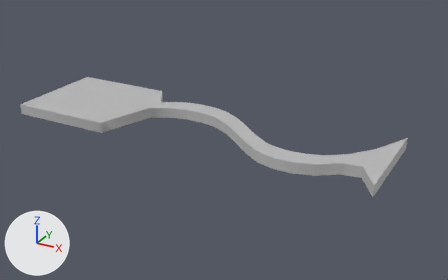
A saved change to the FBX model Drift/Assets/Meshes/NarrowWindyLevel.fbx.
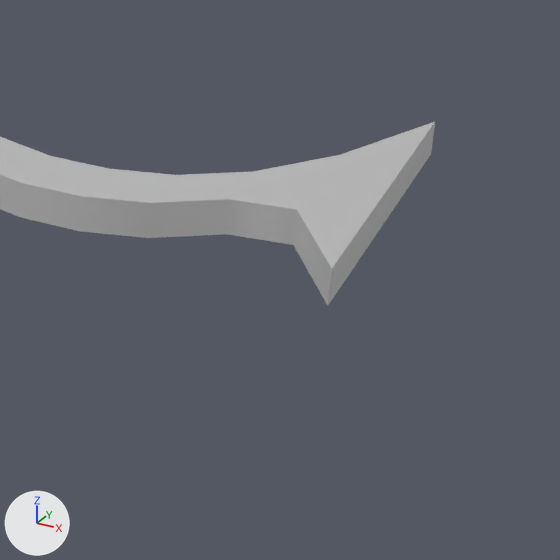
Old and new are each drawn whole from a 50 mm lens placed at (40.1, -45.6, 21.8), pointed at (14.9, 0.2, -1.1) and again close up on the part from 60% to 100% of the width and 35% to 100% of the height. The axes (+X, +Y, +Z) are drawn at lower left. The lights are the same throughout. Where no turn or scale is listed for an object, it has been applied to the vertices.

Before the edit, the objects in view are built like this:
```python
me_mesh = bpy.data.meshes.new('Mesh')
me_mesh.from_pydata(...)  # 68 vertices, 66 faces; spans x -5.0..30.3, y -5.0..5.0, z -0.5..0.5
me_mesh.materials.append(mat_lambert1)  # grey #bcbcbc
# before: 36 (30.3, 5.0, -0.5) at pixel (431, 154), 43 (30.3, -5.0, -0.5) at pixel (327, 305), 50 (30.3, 5.0, 0.5) at pixel (435, 121), 57 (30.3, -5.0, 0.5) at pixel (331, 268)
ob_pcube2 = bpy.data.objects.new('pCube2', me_mesh)
ob_pcube2.location = (0.0, 0.0, 0.0)
```
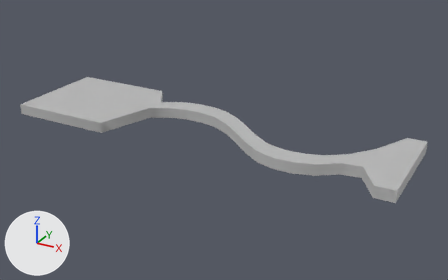
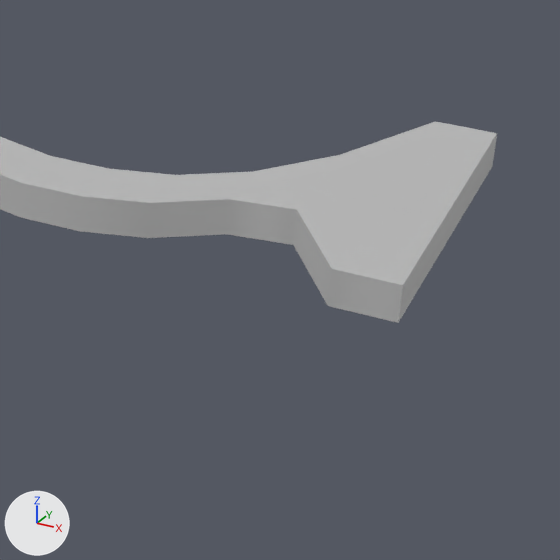
The newer file is also turned or shifted as a whole; pictures and numbers use the older file's frame.

Where the change shows, as pixel boxes [x1, y1, x2, y2] in the close-ups (560 x 560 px):
'pCube2', reshaped: before [0, 122, 435, 305]; after [0, 121, 497, 323]
part 1 of me_mesh, built on: before [328, 123, 435, 305]; after [328, 121, 497, 323]

What changed in the scene script:
```text
Change me_mesh:
    where me_mesh.from_pydata(...)  # 68 vertices, 66 faces; spans x -5.0..30.3, y -5.0..5.0, z -0.5..0.5
    used by ob_pcube2; location = (0.0, 0.0, 0.0)
    verts and faces of me_mesh; kept vertices keep their numbers, new ones are numbered from 68
    me_mesh part 1
    add delete_faces([(36, 50, 57, 43)])
    add for new, old in zip([*range(68, 72)], [36, 43, 50, 57]): verts[new] = verts[old] + (1.7, 0.0, 0.0)
    add verts[72] = (32.0, 5.0, 0.0)  # pixel (494, 149)
    add faces += [(68, 72, 70, 71, 69), (36, 68, 69, 43), (50, 57, 71, 70), (43, 69, 71, 57), (36, 50, 70, 68)]
```
